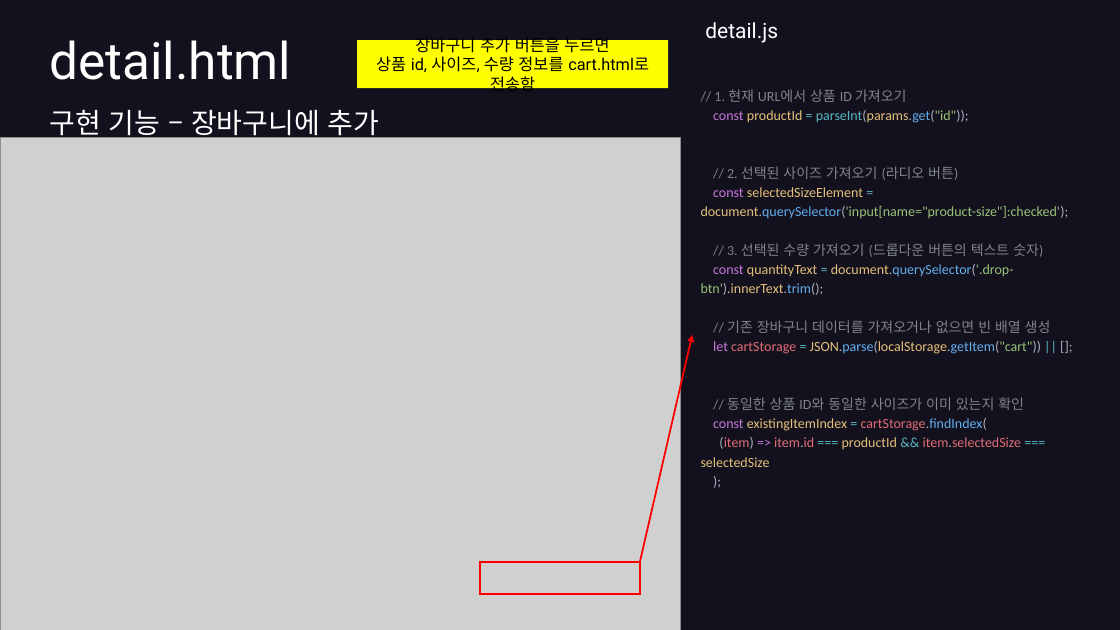
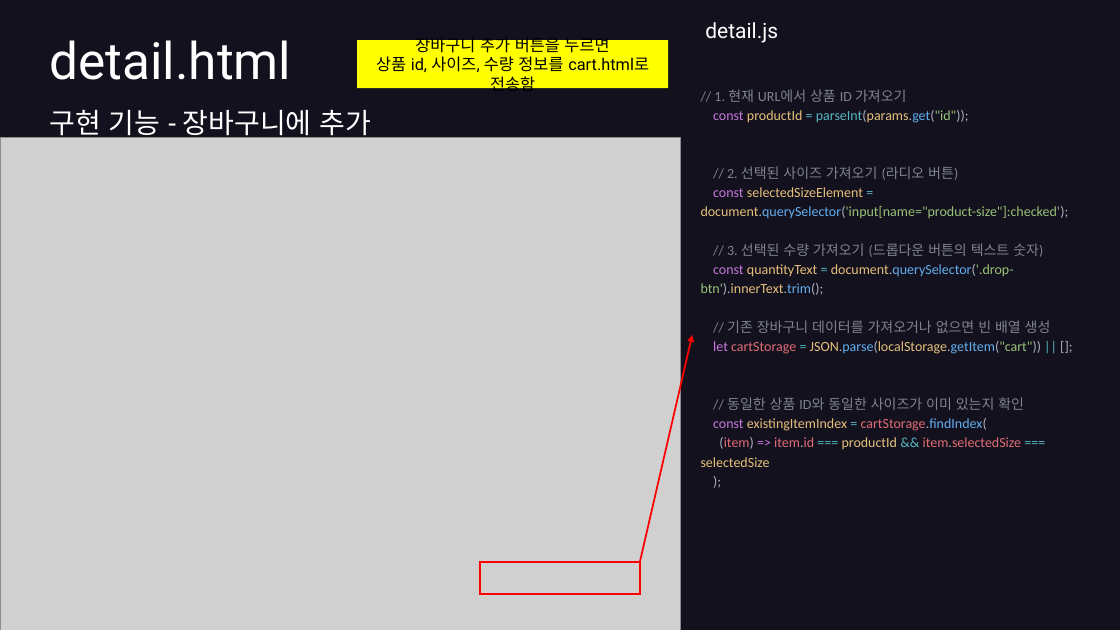
Before and after one commit to hyunkyumlee/FrontProject, a slide deck: slide 29 of 발표 자료/푸마_발표ppt.pptx (slide 20 before the commit). Drawn at 1120x630 pixels with LibreOffice and Linux fonts; fonts in the diff are those of the drawing; grey boxes stand for pictures. Boxes give left, top, right and bottom in pixels: in the first picture for what was removed or moved away, otherwise in the second. Text is boxed around its words. In the diff, an @@ line names an element or a change of style, - is before the commit and + after.

```diff
--- a/발표 자료/푸마_발표ppt.pptx
+++ b/발표 자료/푸마_발표ppt.pptx
@@ text at (x1=50, y1=110, x2=372, y2=141): text changed @@
-구현 기능 – 장바구니에 추가
+구현 기능 - 장바구니에 추가
```
Also in this commit, not shown: 1 other slide changed, 9 slides added, 1 other file.
